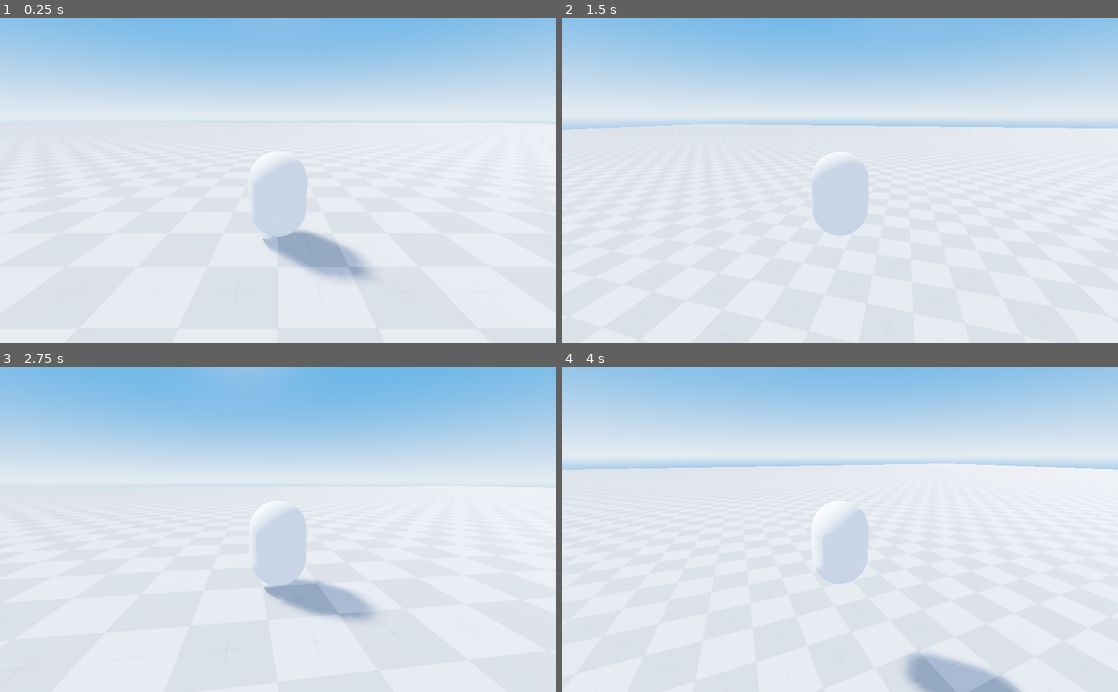
Above: before the commit, frames 1-4 (two rows, left to right).
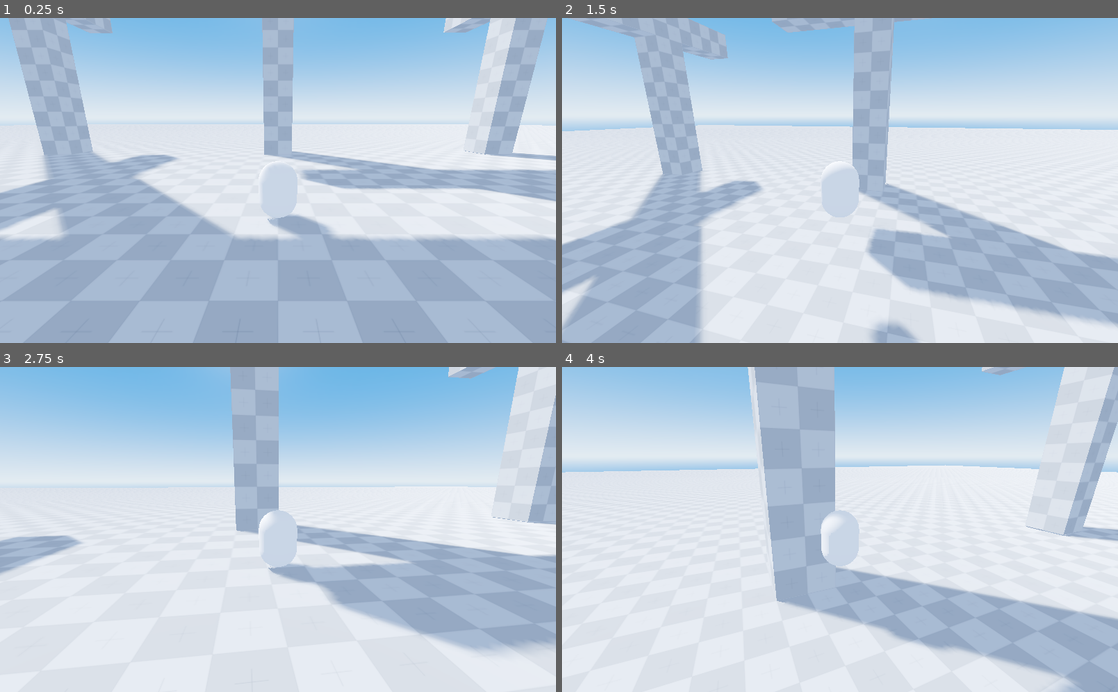
Above: after the commit, the same moments.

Repository: nickyvanurk/game-prototypes
Game: Godot game, scene res://world/World.tscn
Two runs of this game, one before a commit and one after it. Both use one fixed random seed, a clock stepped at 60 frames per second and the inputs below.
Inputs (mouse positions are in pixels of both pictures, inside the frame that each line leads up to):
- Up to frame 1 (0.25 s): no input
- Up to frame 2 (1.5 s): tap Enter at 0.5 s; move the mouse to (867, 180) at 0.52 s; hold W (move_forward) from 0.53 s (still down); tap Space (jump) at 0.77 s; move the mouse to (812, 180) at 1.27 s
- Up to frame 3 (2.75 s): keep holding W (move_forward); tap Space (jump) at 1.52 s; move the mouse to (289, 523) at 2.02 s
- Up to frame 4 (4 s): keep holding W (move_forward); move the mouse to (834, 536) at 2.77 s; tap Space (jump) at 3.02, 3.77 s; move the mouse to (878, 532) at 3.52 s

The runs differ from the first frame. In frame 1, 52% of the frame differs, in the area x 0-100%, y 0-100%; in frame 2, 31%; in frame 3, 21%; in frame 4, 25%.

Commit message:
Set up a test level

Diff:
--- a/grappling-hook/player/Player.tscn
+++ b/grappling-hook/player/Player.tscn
@@ -20,7 +20,7 @@
 
 [node name="CameraBoom" type="SpringArm" parent="CameraPivot"]
 transform = Transform( 1, 0, 0, 0, 0.965926, 0.258819, 0, -0.258819, 0.965926, 0, 0, 0 )
-spring_length = 4.0
+spring_length = 6.0
 
 [node name="CameraMount" type="Position3D" parent="CameraPivot/CameraBoom"]
 
--- a/grappling-hook/project.godot
+++ b/grappling-hook/project.godot
@@ -45,6 +45,11 @@
 "events": [ Object(InputEventKey,"resource_local_to_scene":false,"resource_name":"","device":0,"alt":false,"shift":false,"control":false,"meta":false,"command":false,"pressed":false,"scancode":32,"physical_scancode":0,"unicode":0,"echo":false,"script":null)
  ]
 }
+shoot={
+"deadzone": 0.5,
+"events": [ Object(InputEventMouseButton,"resource_local_to_scene":false,"resource_name":"","device":0,"alt":false,"shift":false,"control":false,"meta":false,"command":false,"button_mask":0,"position":Vector2( 0, 0 ),"global_position":Vector2( 0, 0 ),"factor":1.0,"button_index":1,"pressed":false,"doubleclick":false,"script":null)
+ ]
+}
 
 [layer_names]
 
--- a/grappling-hook/world/World.tscn
+++ b/grappling-hook/world/World.tscn
@@ -25,4 +25,94 @@
 depth = 200.0
 material = ExtResource( 2 )
 
+[node name="Pillar5" type="CSGBox" parent="Level"]
+transform = Transform( -1, 0, -2.06632e-07, 0, 1, 0, 2.06632e-07, 0, -1, -16, 10, -12 )
+height = 20.0
+material = ExtResource( 2 )
+
+[node name="BeamLow" type="CSGBox" parent="Level/Pillar5"]
+transform = Transform( -4.37114e-08, 0, 1, 0, 1, 0, -1, 0, -4.37114e-08, 0, 1, 0 )
+width = 12.0
+material = ExtResource( 2 )
+
+[node name="BeamHigh" type="CSGBox" parent="Level/Pillar5"]
+transform = Transform( 1, 0, 0, 0, 1, 0, 0, 0, 1, 0, 11, 0 )
+width = 16.0
+material = ExtResource( 2 )
+
+[node name="Pillar6" type="CSGBox" parent="Level"]
+transform = Transform( 1.94707e-07, 0, -1, 0, 1, 0, 1, 0, 1.94707e-07, -16, 10, 8 )
+height = 20.0
+material = ExtResource( 2 )
+
+[node name="BeamLow" type="CSGBox" parent="Level/Pillar6"]
+transform = Transform( -4.37114e-08, 0, 1, 0, 1, 0, -1, 0, -4.37114e-08, 0, 1, 0 )
+width = 12.0
+material = ExtResource( 2 )
+
+[node name="BeamHigh" type="CSGBox" parent="Level/Pillar6"]
+transform = Transform( 1, 0, 0, 0, 1, 0, 0, 0, 1, 0, 11, 0 )
+width = 16.0
+material = ExtResource( 2 )
+
+[node name="Pillar3" type="CSGBox" parent="Level"]
+transform = Transform( -1, 0, -8.74228e-08, 0, 1, 0, 8.74228e-08, 0, -1, 16, 10.0524, -12 )
+height = 20.0
+material = ExtResource( 2 )
+
+[node name="BeamLow" type="CSGBox" parent="Level/Pillar3"]
+transform = Transform( -4.37114e-08, 0, 1, 0, 1, 0, -1, 0, -4.37114e-08, 0, 1, 0 )
+width = 12.0
+material = ExtResource( 2 )
+
+[node name="BeamHigh" type="CSGBox" parent="Level/Pillar3"]
+transform = Transform( 1, 0, 0, 0, 1, 0, 0, 0, 1, 0, 11, 0 )
+width = 16.0
+material = ExtResource( 2 )
+
+[node name="Pillar4" type="CSGBox" parent="Level"]
+transform = Transform( 1.31134e-07, 0, -1, 0, 1, 0, 1, 0, 1.31134e-07, 16, 10.0524, 8 )
+height = 20.0
+material = ExtResource( 2 )
+
+[node name="BeamLow" type="CSGBox" parent="Level/Pillar4"]
+transform = Transform( -4.37114e-08, 0, 1, 0, 1, 0, -1, 0, -4.37114e-08, 0, 1, 0 )
+width = 12.0
+material = ExtResource( 2 )
+
+[node name="BeamHigh" type="CSGBox" parent="Level/Pillar4"]
+transform = Transform( 1, 0, 0, 0, 1, 0, 0, 0, 1, 0, 11, 0 )
+width = 16.0
+material = ExtResource( 2 )
+
+[node name="Pillar1" type="CSGBox" parent="Level"]
+transform = Transform( 1, 0, 0, 0, 1, 0, 0, 0, 1, 0, 10, 8 )
+height = 20.0
+material = ExtResource( 2 )
+
+[node name="BeamLow" type="CSGBox" parent="Level/Pillar1"]
+transform = Transform( -4.37114e-08, 0, 1, 0, 1, 0, -1, 0, -4.37114e-08, 0, 1, 0 )
+width = 12.0
+material = ExtResource( 2 )
+
+[node name="BeamHigh" type="CSGBox" parent="Level/Pillar1"]
+transform = Transform( 1, 0, 0, 0, 1, 0, 0, 0, 1, 0, 11, 0 )
+width = 16.0
+material = ExtResource( 2 )
+
+[node name="Pillar2" type="CSGBox" parent="Level"]
+transform = Transform( -4.37114e-08, 0, 1, 0, 1, 0, -1, 0, -4.37114e-08, 0, 10, -12 )
+height = 20.0
+material = ExtResource( 2 )
+
+[node name="BeamLow" type="CSGBox" parent="Level/Pillar2"]
+transform = Transform( -4.37114e-08, 0, 1, 0, 1, 0, -1, 0, -4.37114e-08, 0, 1, 0 )
+width = 12.0
+material = ExtResource( 2 )
+
+[node name="BeamHigh" type="CSGBox" parent="Level/Pillar2"]
+transform = Transform( 1, 0, 0, 0, 1, 0, 0, 0, 1, 0, 11, 0 )
+width = 16.0
+material = ExtResource( 2 )
+
 [node name="Player" parent="." instance=ExtResource( 1 )]
